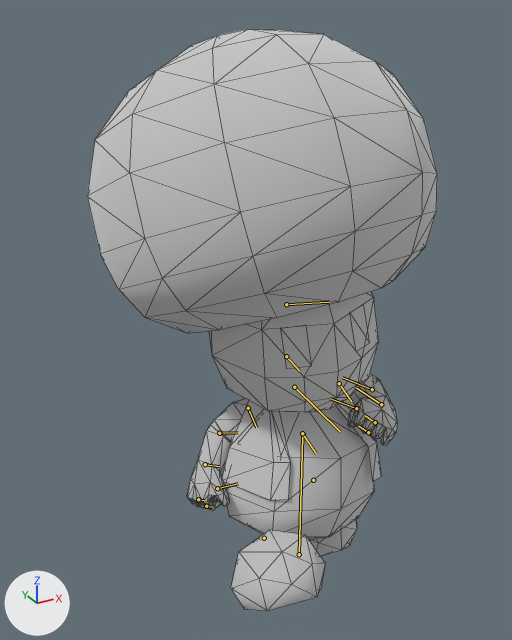
The glTF model FinModelUtility/Formats/JSystem/JSystem Tests/goldens/super_mario_sunshine_kinopio/output/kinopio_body.glb: old version first, new version second.
One viewpoint serves both versions: a 50 mm lens placed at (-67.2, -102.6, 109.8), pointed at (-6.1, 8.6, 54.2). The axes (+X, +Y, +Z) are drawn at lower left. The lights are the same throughout. Both versions are drawn at frame 17 of the action 'kinopio_walk'; the numbers are the values there. The bones that bend it are drawn over the model as lines. Mesh edges are drawn as thin lines.
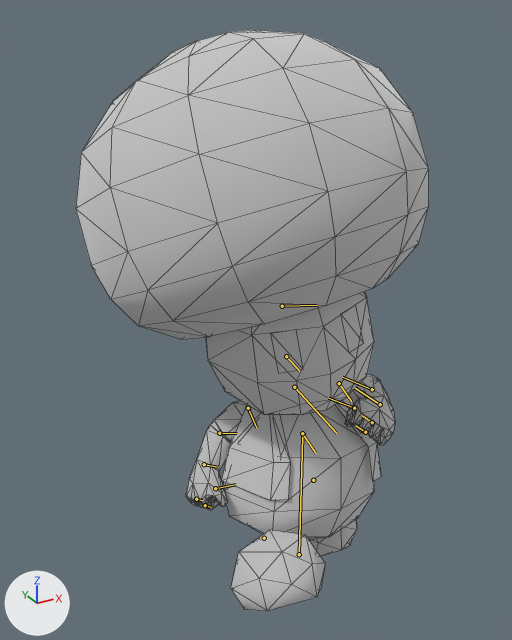
What differs and where, as boxes [x1, y1, x2, y2] in the pictures (512 x 640 px):
'Mesh_0', posed: before [87, 29, 437, 611]; after [76, 30, 429, 611]
bone 'jnt_rarm_2', root to tip: before (219, 433) to (238, 432); after (219, 433) to (237, 433)
bone 'kubi', root to tip: before (294, 387) to (340, 431); after (294, 387) to (336, 433)

Patch to the scene script:
```diff
--- a/FinModelUtility/Formats/JSystem/JSystem Tests/goldens/super_mario_sunshine_kinopio/output/kinopio_body.glb.py
+++ b/FinModelUtility/Formats/JSystem/JSystem Tests/goldens/super_mario_sunshine_kinopio/output/kinopio_body.glb.py
@@ bone_jnt_rarm_2 @@
 bone_jnt_rarm_2 = bpy.data.objects['Armature'].pose.bones['jnt_rarm_2']  # child of 'jnt_rarm_1'
-bone_jnt_rarm_2.rotation_quaternion = (0.948, 0.023, 0.073, 0.308)  # degrees (5, 7, 36)
+bone_jnt_rarm_2.rotation_quaternion = (0.954, 0.028, 0.069, 0.291)  # degrees (5, 7, 34)
@@ bone_jnt_larm_2 @@
 bone_jnt_larm_2 = bpy.data.objects['Armature'].pose.bones['jnt_larm_2']  # child of 'jnt_larm_1'
-bone_jnt_larm_2.rotation_quaternion = (0.658, -0.058, -0.049, 0.749)  # degrees (-9, 1, 97)
+bone_jnt_larm_2.rotation_quaternion = (0.642, -0.051, -0.053, 0.763)  # degrees (-8, 1, 100)
@@ bone_kubi @@
 bone_kubi = bpy.data.objects['Armature'].pose.bones['kubi']  # child of 'jnt_lumber'
-bone_kubi.rotation_quaternion = (0.992, 0.111, -0.04, 0.036)  # degrees (13, -5, 4)
+bone_kubi.rotation_quaternion = (0.995, 0.09, -0.009, 0.038)  # degrees (10, -1, 4)
```
